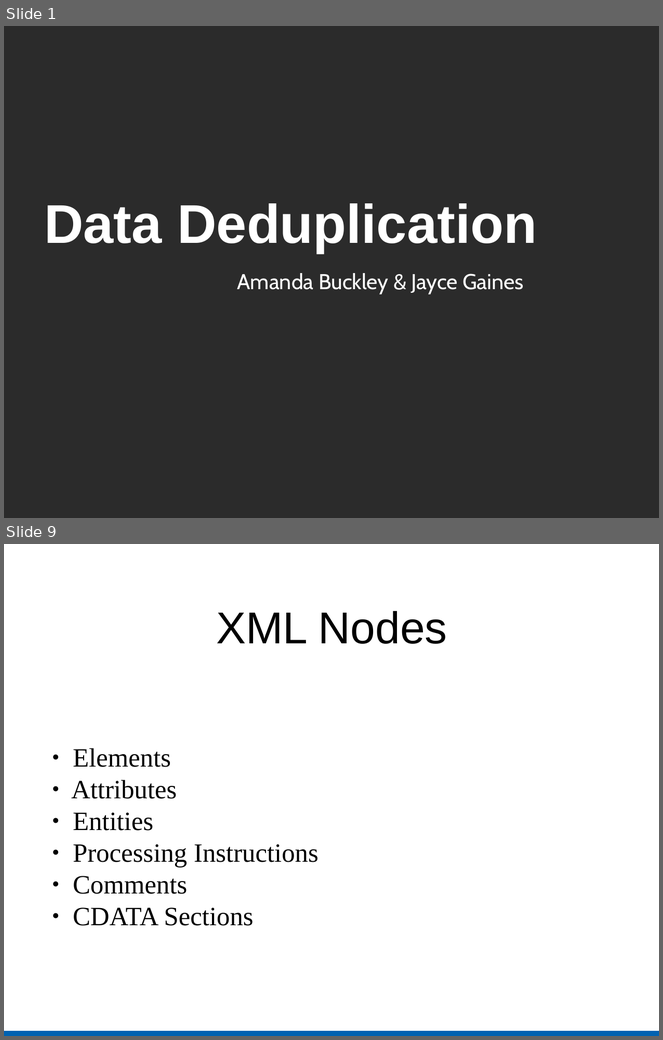
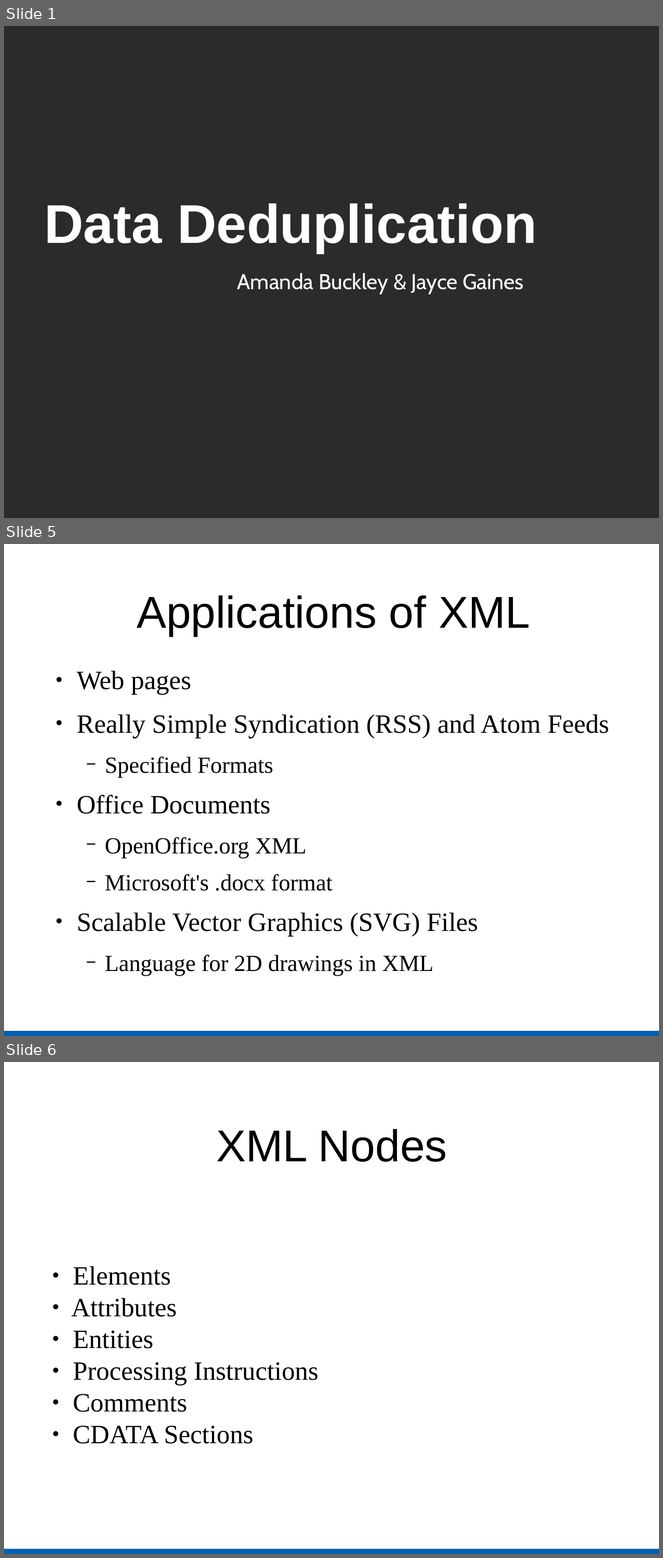
Before and after one commit to kratos12000/FastXMLDiff, a slide deck: Presentation/Slides.odp. Shown one above the other, each under a label of ours: slides 1 and 9 before the commit, slides 1, 5 and 6 after it; the slides between them are not shown. The pictures are 663x1040 and 663x1558 pixels, drawn with LibreOffice and Linux fonts; fonts in the diff are those of the drawing; background and template pictures are left out; a plain dark background stands for a picture behind light text. Boxes give left, top, right and bottom in pixels: in the first picture for what was removed or moved away, otherwise in the second. Text is boxed around its words. In the diff, an @@ line names an element or a change of style, - is before the commit and + after.

```diff
--- a/Presentation/Slides.odp
+++ b/Presentation/Slides.odp
@@ slide 5 added at [4,544,659,1036], background #FFFFFF; not listed: 1 template element that a slide beside it also shows @@
@@ title added at [137,595,530,636], 54 pt, text #000000 @@
+Applications of XML
@@ text added at [77,670,610,976], 32 pt, text #000000 @@
+● Web pages
+● Really Simple Syndication (RSS) and Atom Feeds
+  − Specified Formats
+● Office Documents
+  − OpenOffice.org XML
+  − Microsoft's .docx format
+● Scalable Vector Graphics (SVG) Files
+  − Language for 2D drawings in XML
@@ what was slide 9 is now slide 6 @@
```
Also in this commit, not shown: 1 slide changed, 10 other slides added, 8 slides removed.
